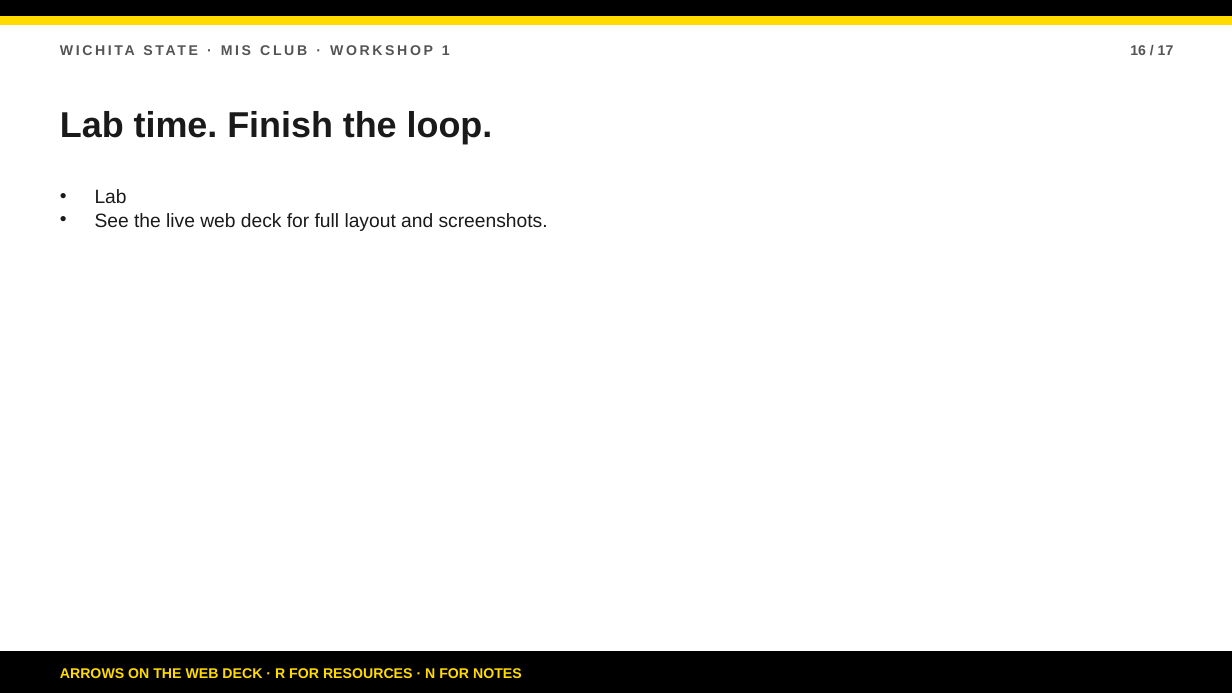
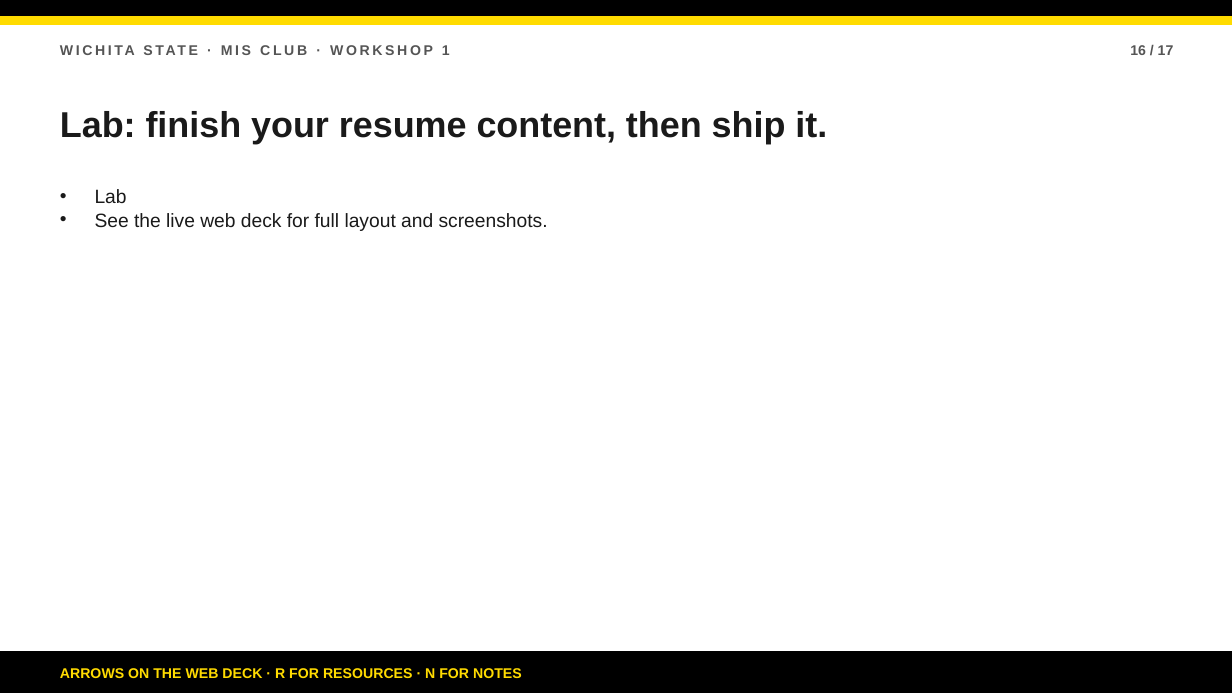
Before and after one commit to bsbcyber/workshop-site, a slide deck: slide 16 of downloads/workshop-1-presentation.pptx. Drawn at 1232x693 pixels with LibreOffice and Linux fonts; fonts in the diff are those of the drawing. Boxes give left, top, right and bottom in pixels: in the first picture for what was removed or moved away, otherwise in the second. Text is boxed around its words. In the diff, an @@ line names an element or a change of style, - is before the commit and + after.

Commit message:
Reframe workshop goal: build out resume site

```diff
--- a/downloads/workshop-1-presentation.pptx
+++ b/downloads/workshop-1-presentation.pptx
@@ text at bbox=[60, 111, 827, 144]: text changed @@
-Lab time. Finish the loop.
+Lab: finish your resume content, then ship it.
```
Also in this commit, not shown: 5 other slides changed, 11 other files.
